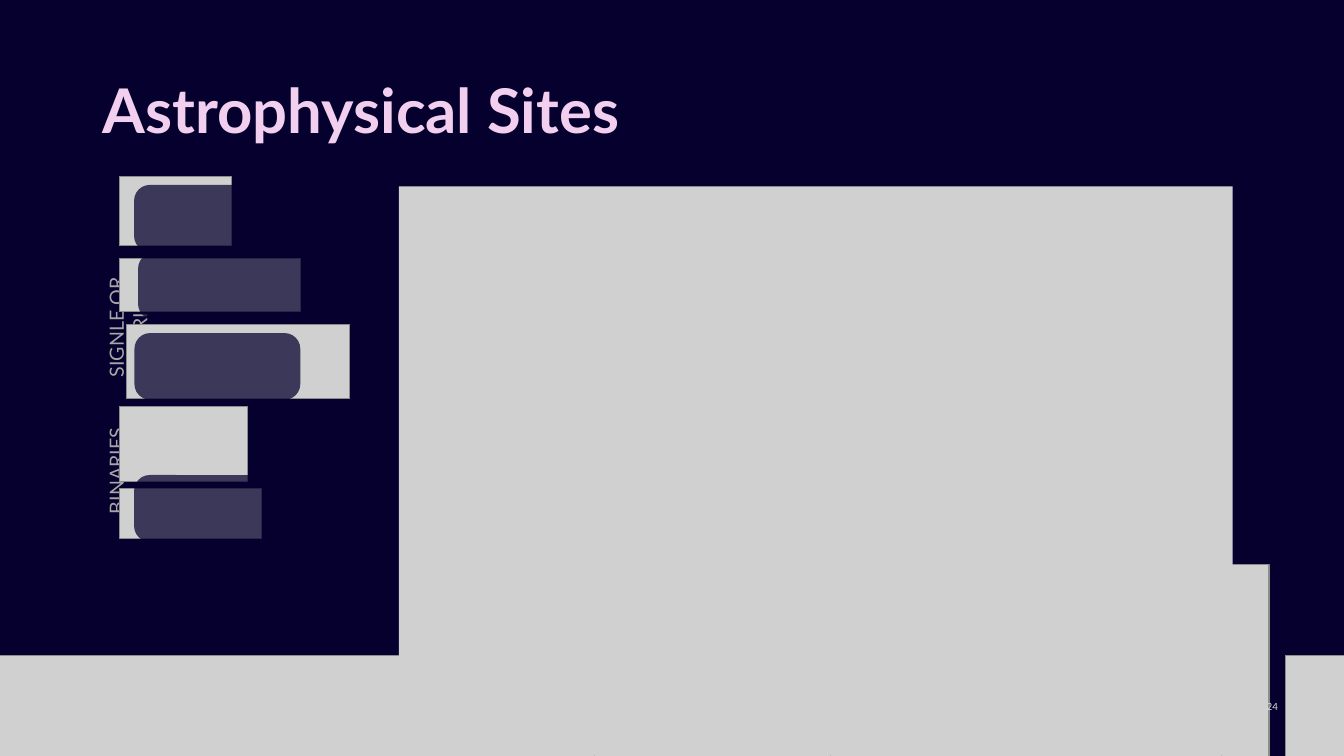
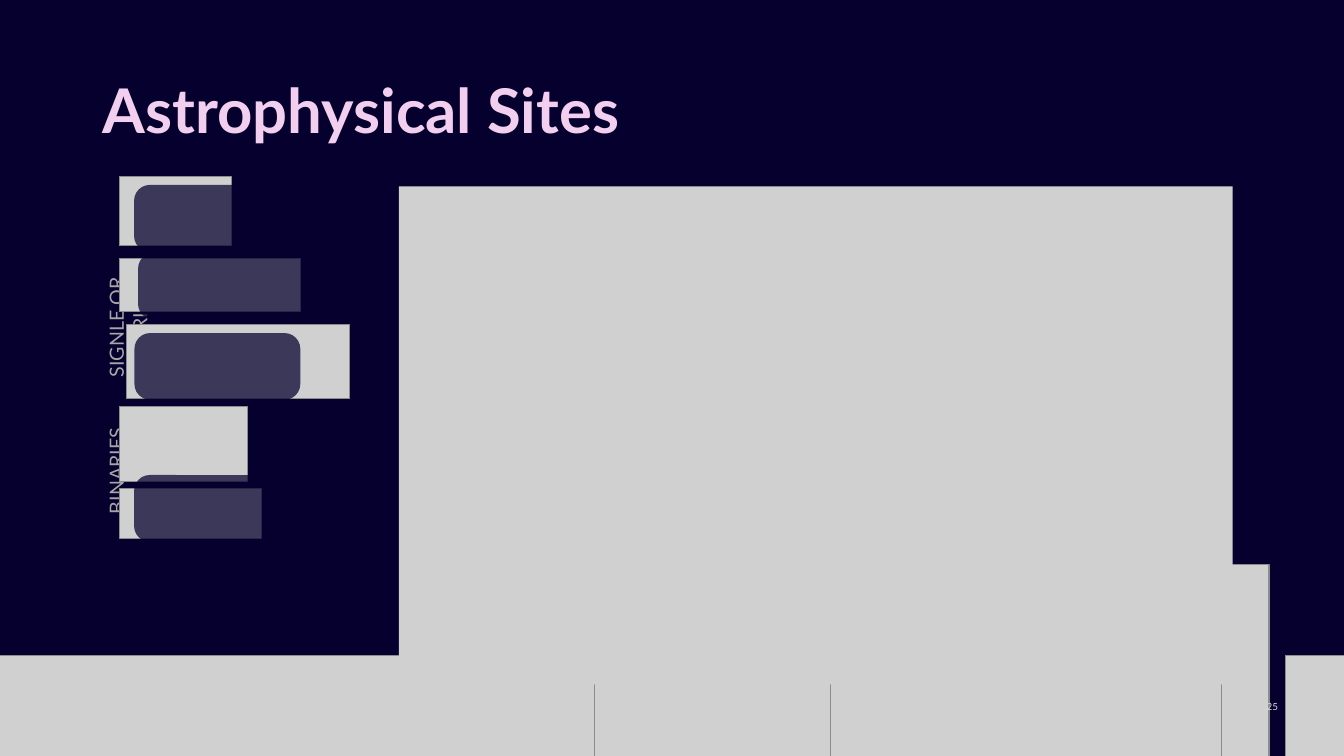
Before and after one commit to giulia-cinquegrana/bridgce2026-stellar-nucleosynthesis, a slide deck: slide 25 of resources/lectures/slides_1_nucleosynthesis_landscape.pptx (slide 24 before the commit). Drawn at 1344x756 pixels with LibreOffice and Linux fonts; fonts in the diff are those of the drawing; grey boxes stand for pictures. Boxes give left, top, right and bottom in pixels: in the first picture for what was removed or moved away, otherwise in the second. Text is boxed around its words. In the diff, an @@ line names an element or a change of style, - is before the commit and + after.

```diff
--- a/resources/lectures/slides_1_nucleosynthesis_landscape.pptx
+++ b/resources/lectures/slides_1_nucleosynthesis_landscape.pptx
@@ picture: place and size @@
-picture at <box>399,187,1233,756</box>
+picture at <box>399,187,1233,685</box>
@@ page number at <box>1267,702,1278,713</box>: text changed @@
-24
+25
```
Also in this commit, not shown: 2 other slides changed, 1 slide added, 7 other files.
